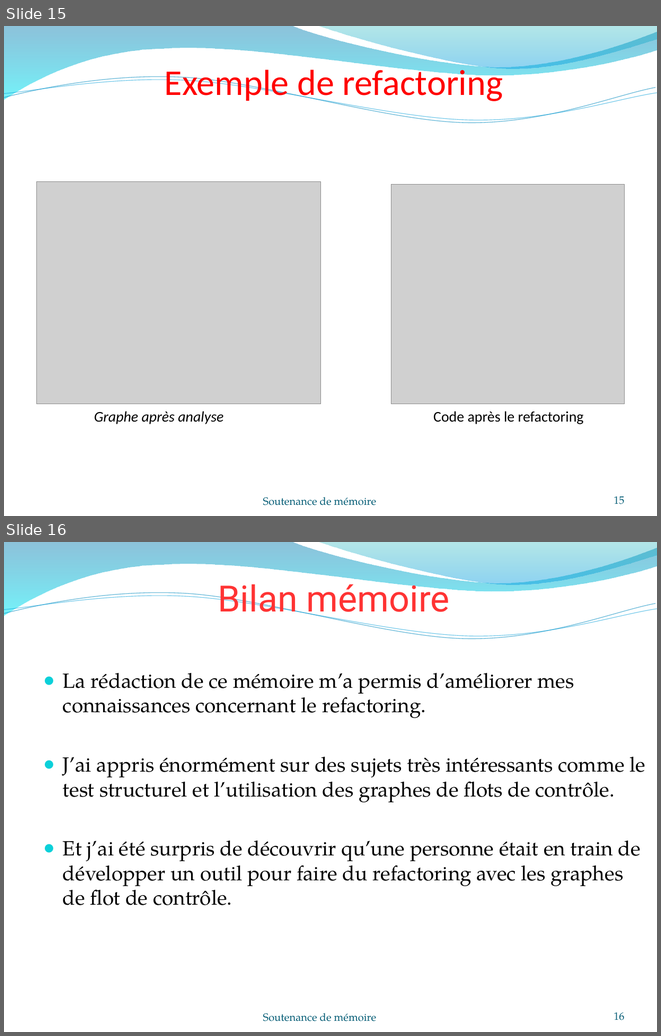
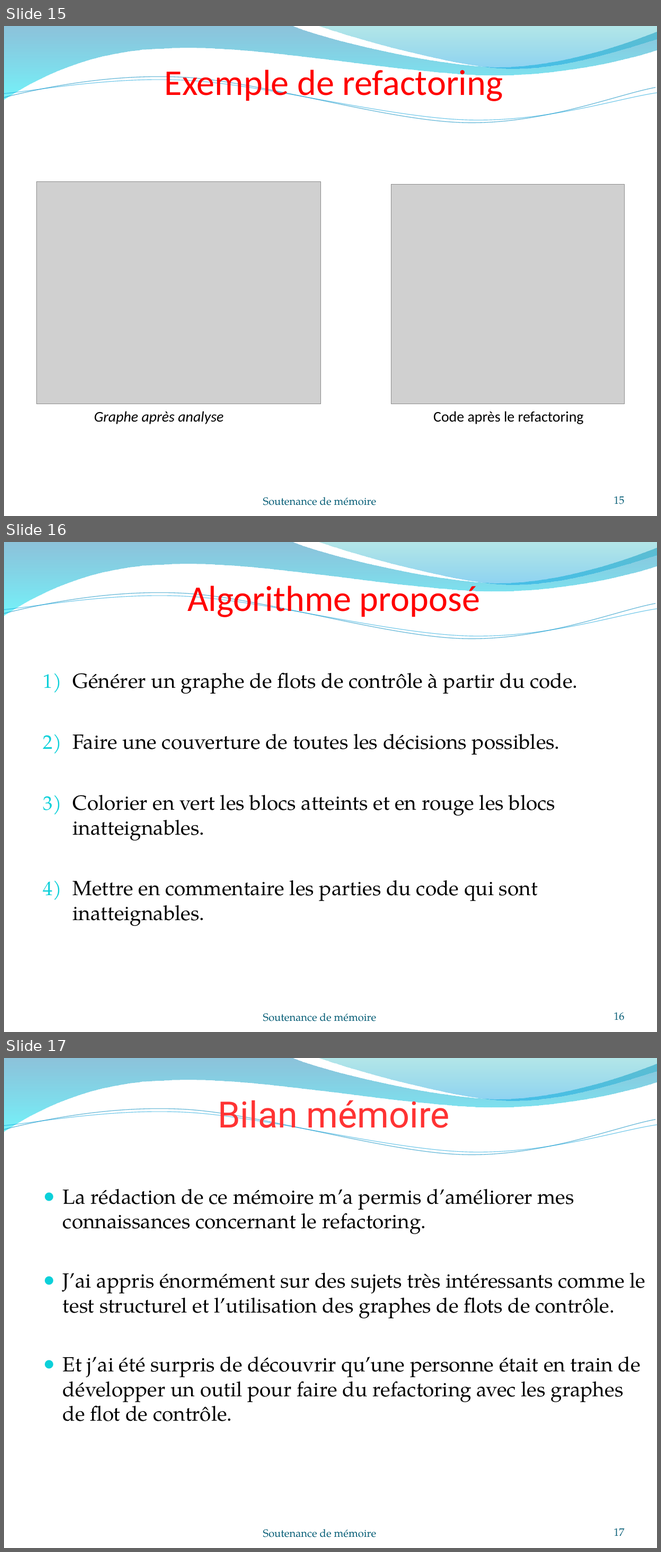
Before and after one commit to ThibaultSartre/MemoireM2, a slide deck: Soutenance_Memoire.pptx. Shown one above the other, each under a label of ours: slides 15 and 16 before the commit, slides 15, 16 and 17 after it. The pictures are 661x1036 and 661x1552 pixels, drawn with LibreOffice and Linux fonts; fonts in the diff are those of the drawing; grey boxes stand for pictures. Boxes give left, top, right and bottom in pixels: in the first picture for what was removed or moved away, otherwise in the second. Text is boxed around its words. In the diff, an @@ line names an element or a change of style, - is before the commit and + after.

```diff
--- a/Soutenance_Memoire.pptx
+++ b/Soutenance_Memoire.pptx
@@ slide 16 added at bbox=[4, 542, 657, 1032], background #FFFFFF; not listed: 4 template elements that a slide beside it also shows @@
@@ title added at bbox=[187, 581, 480, 620], 44 pt, text #FF0000 @@
+Algorithme proposé
@@ text added at bbox=[73, 672, 577, 926], 25 pt, text #000000 @@
+1) Générer un graphe de flots de contrôle à partir du code.
+2) Faire une couverture de toutes les décisions possibles.
+3) Colorier en vert les blocs atteints et en rouge les blocs inatteignables.
+4) Mettre en commentaire les parties du code qui sont inatteignables.
@@ text added at bbox=[263, 1013, 377, 1021], 13 pt, text #045C75 @@
+Soutenance de mémoire
@@ page number added at bbox=[614, 1012, 624, 1020], 13 pt, text #045C75 @@
+16
@@ what was slide 16 is now slide 17 @@
@@ page number at bbox=[614, 1528, 624, 1536]: text changed @@
-16
+17
```
Also in this commit, not shown: 1 other file.
